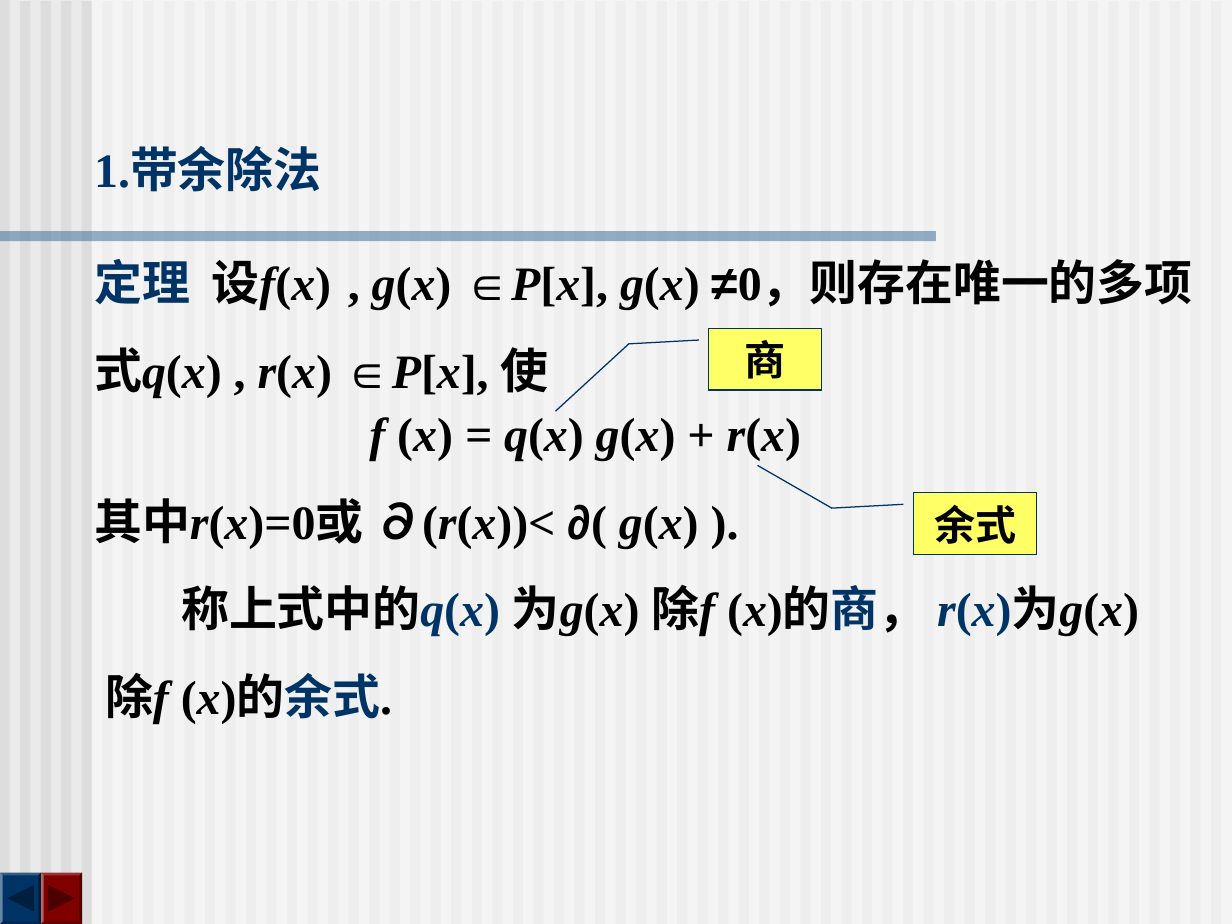
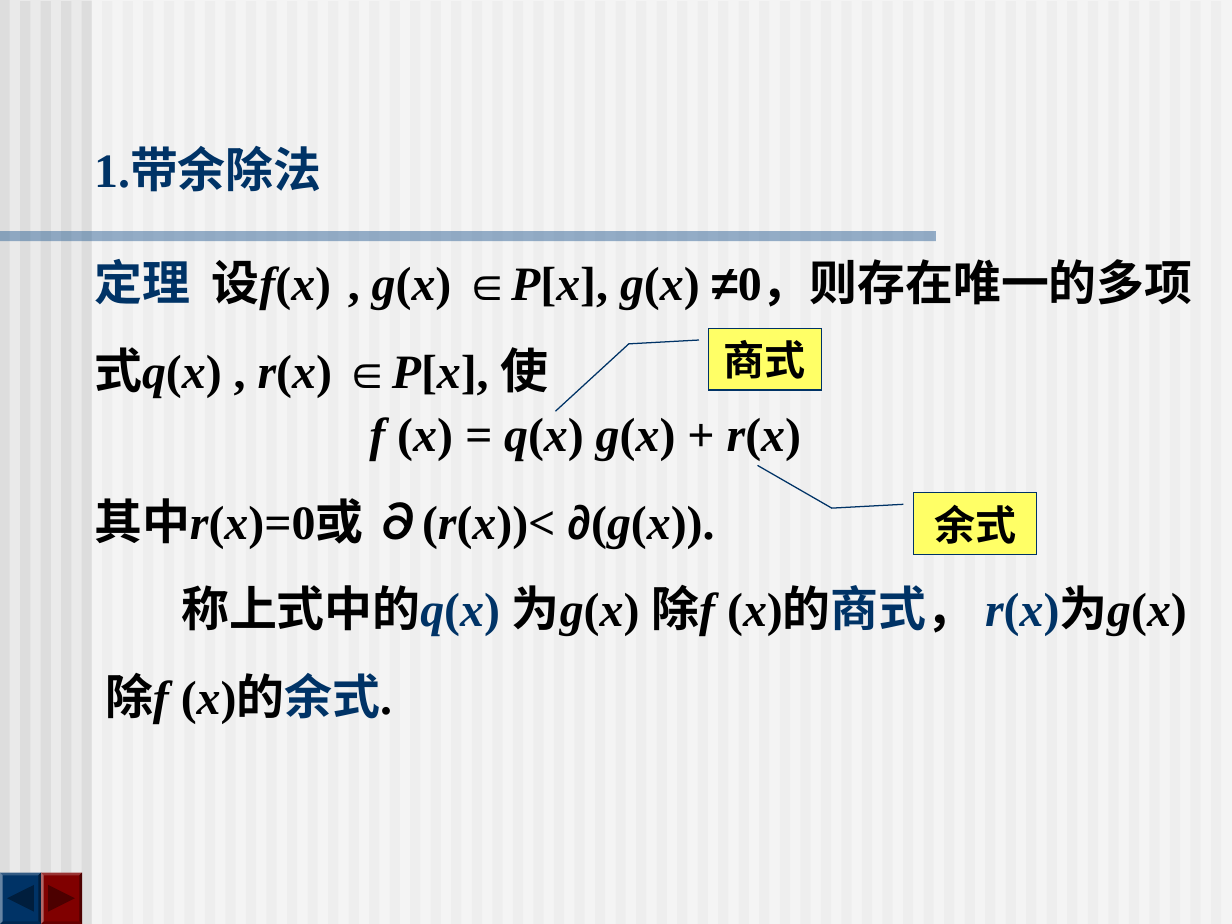
Before and after one commit to zhangbiaomath/zhangbiaomath.github.io, a slide deck: slide 18 of teaching/gaodai/课件/第1章-多项式.ppt (slide 21 before the commit). Drawn at 1232x924 pixels with LibreOffice and Linux fonts; fonts in the diff are those of the drawing. Boxes give left, top, right and bottom in pixels: in the first picture for what was removed or moved away, otherwise in the second. Text is boxed around its words. In the diff, an @@ line names an element or a change of style, - is before the commit and + after.

```diff
--- a/teaching/gaodai/课件/第1章-多项式.ppt
+++ b/teaching/gaodai/课件/第1章-多项式.ppt
@@ text in border callout at (724,340,806,379): text changed @@
-商
+商式
@@ text at (94,498,1187,637): text changed @@
-其中r(x)=0或 ∂(r(x))< ∂( g(x) ).
-称上式中的q(x) 为g(x) 除f (x)的商， r(x)为g(x)
+其中r(x)=0或 ∂(r(x))< ∂(g(x)).
+称上式中的q(x) 为g(x) 除f (x)的商式， r(x)为g(x)
```
Also in this commit, not shown: 9 other slides changed, 3 slides removed, 15 other files.
